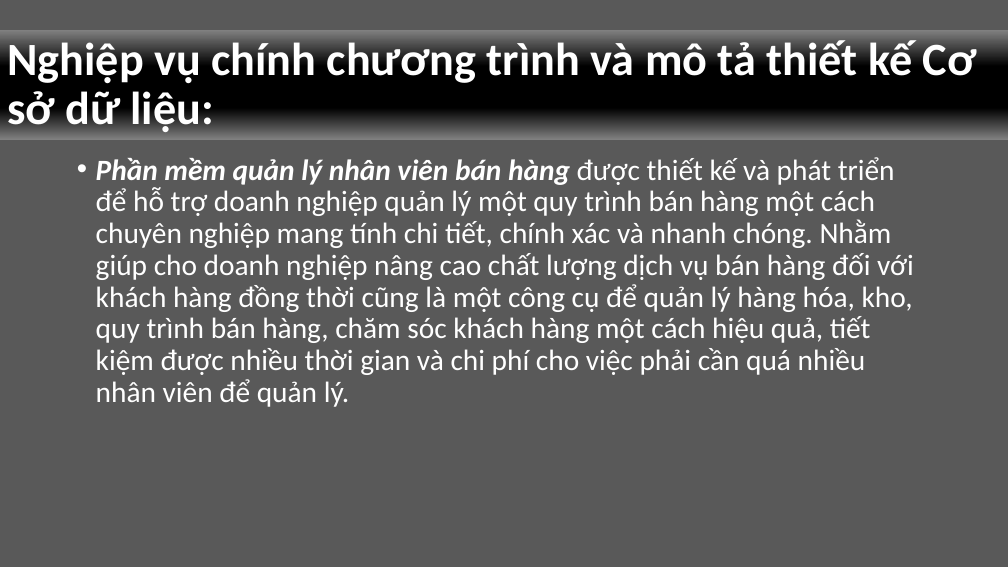
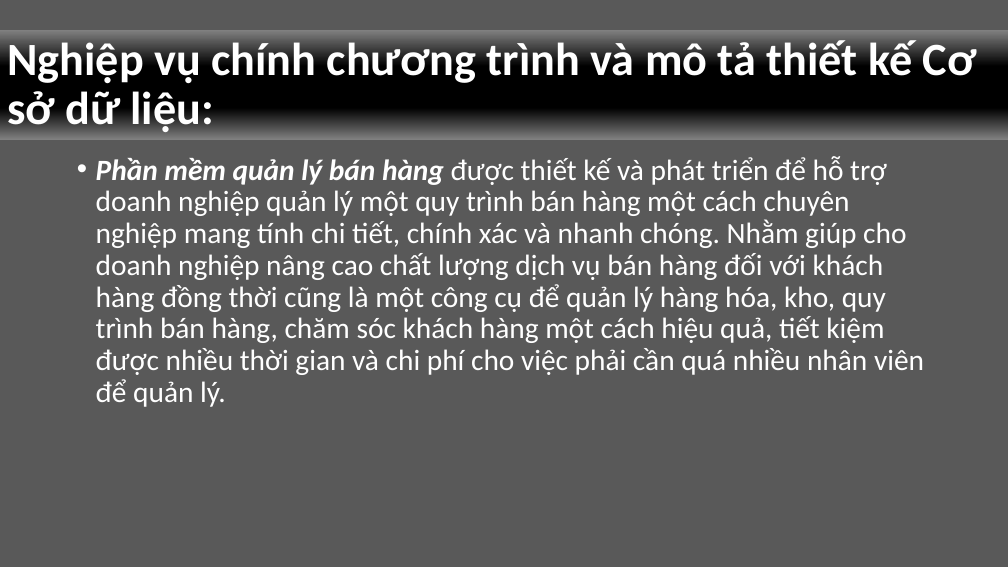
Before and after one commit to justintrann/CNPM, a slide deck: slide 4 of Documents/Report.pptx. Drawn at 1008x567 pixels with LibreOffice and Linux fonts; fonts in the diff are those of the drawing. Boxes give left, top, right and bottom in pixels: in the first picture for what was removed or moved away, otherwise in the second. Text is boxed around its words. In the diff, an @@ line names an element or a change of style, - is before the commit and + after.

```diff
--- a/Documents/Report.pptx
+++ b/Documents/Report.pptx
@@ text at [96,156,924,407]: text changed @@
-• Phần mềm quản lý nhân viên bán hàng được thiết kế và phát triển để hỗ trợ doanh nghiệp quản lý một quy trình bán hàng một cách chuyên nghiệp mang tính chi tiết, chính xác và nhanh chóng. Nhằm giúp cho doanh nghiệp nâng cao chất lượng dịch vụ bán hàng đối với khách hàng đồng thời cũng là một công cụ để quản lý hàng hóa, kho, quy trình bán hàng, chăm sóc khách hàng một cách hiệu quả, tiết kiệm được nhiều thời gian và chi phí cho việc phải cần quá nhiều nhân viên để quản lý.
+• Phần mềm quản lý bán hàng được thiết kế và phát triển để hỗ trợ doanh nghiệp quản lý một quy trình bán hàng một cách chuyên nghiệp mang tính chi tiết, chính xác và nhanh chóng. Nhằm giúp cho doanh nghiệp nâng cao chất lượng dịch vụ bán hàng đối với khách hàng đồng thời cũng là một công cụ để quản lý hàng hóa, kho, quy trình bán hàng, chăm sóc khách hàng một cách hiệu quả, tiết kiệm được nhiều thời gian và chi phí cho việc phải cần quá nhiều nhân viên để quản lý.
```
Also in this commit, not shown: 4 other slides changed, 1 other file.
